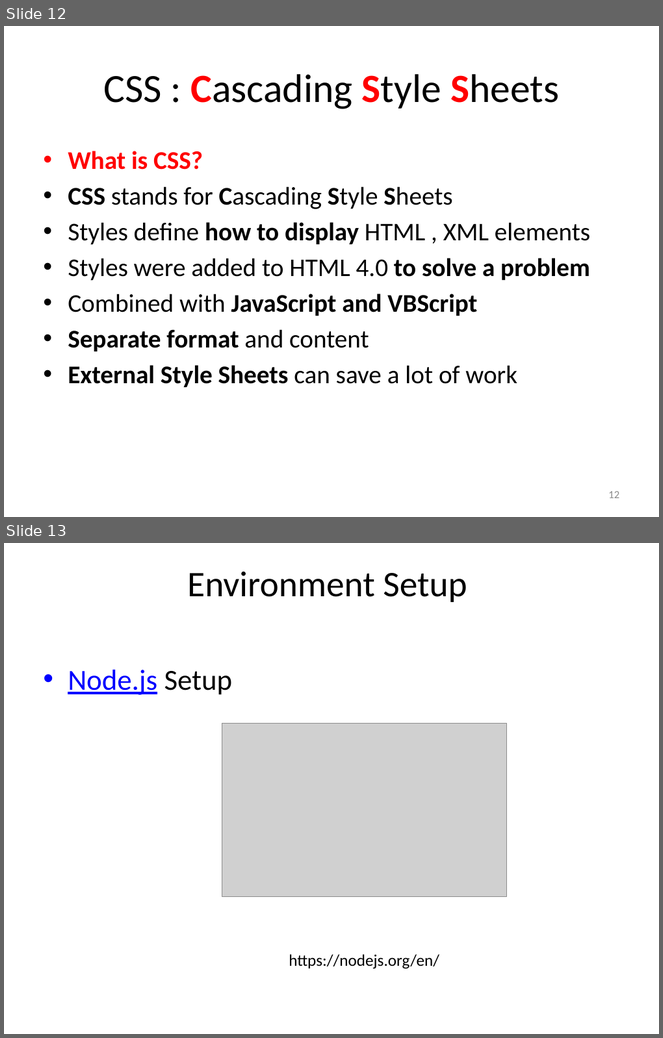
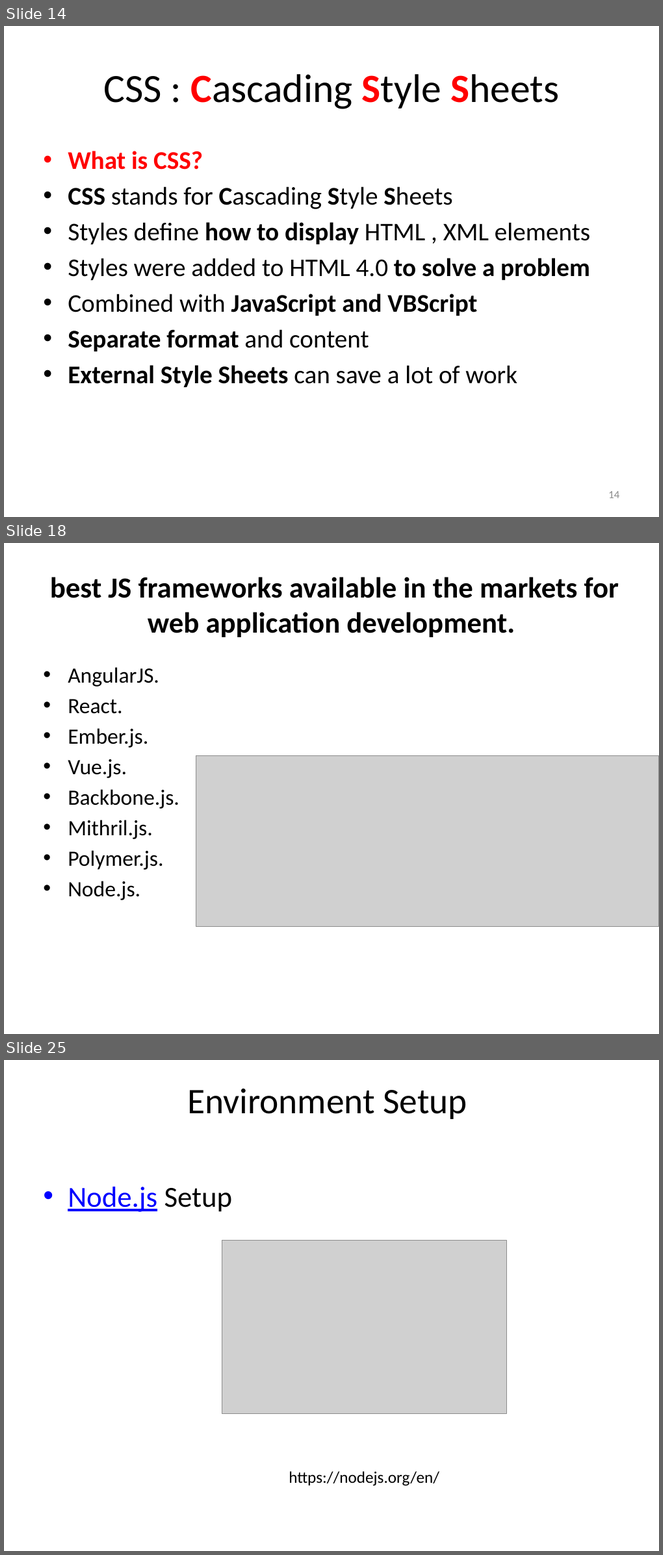
Before and after one commit to TarekSherif/Vue-CLI-Course, a slide deck: 1-PPT/L1 Architecture.pptx. Shown one above the other, each under a label of ours: slides 12 and 13 before the commit, slides 14, 18 and 25 after it; the slides between them are not shown. The pictures are 663x1038 and 663x1555 pixels, drawn with LibreOffice and Linux fonts; fonts in the diff are those of the drawing; grey boxes stand for pictures. Boxes give left, top, right and bottom in pixels: in the first picture for what was removed or moved away, otherwise in the second. Text is boxed around its words. In the diff, an @@ line names an element or a change of style, - is before the commit and + after.

```diff
--- a/1-PPT/L1 Architecture.pptx
+++ b/1-PPT/L1 Architecture.pptx
@@ slide 18 added at (4, 543, 659, 1034), background #FFFFFF @@
@@ title added at (50, 577, 619, 637), 32 pt, text #000000, bold @@
+best JS frameworks available in the markets for web application development.
@@ text added at (68, 667, 180, 901), 24 pt, text #000000 @@
+• AngularJS.
+• React.
+• Ember.js.
+• Vue.js.
+• Backbone.js.
+• Mithril.js.
+• Polymer.js.
+• Node.js.
@@ picture added at (196, 756, 659, 927) @@
@@ what was slide 12 is now slide 14 @@
@@ page number at (608, 491, 620, 499): text changed @@
-12
+14
@@ what was slide 13 is now slide 25 @@
```
Also in this commit, not shown: 1 slide changed, 13 other slides added, 1 slide removed, 2 other files.
